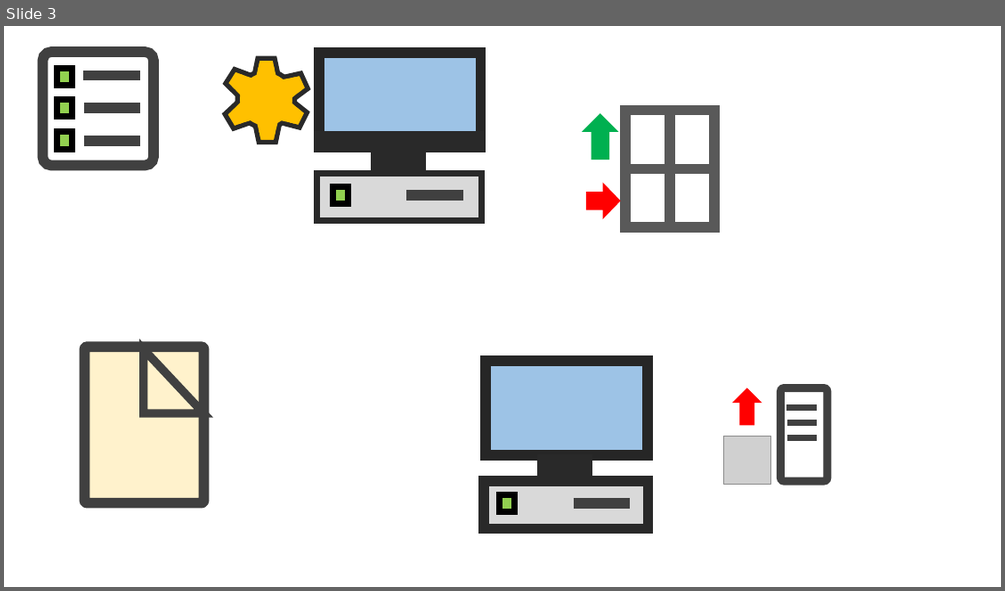
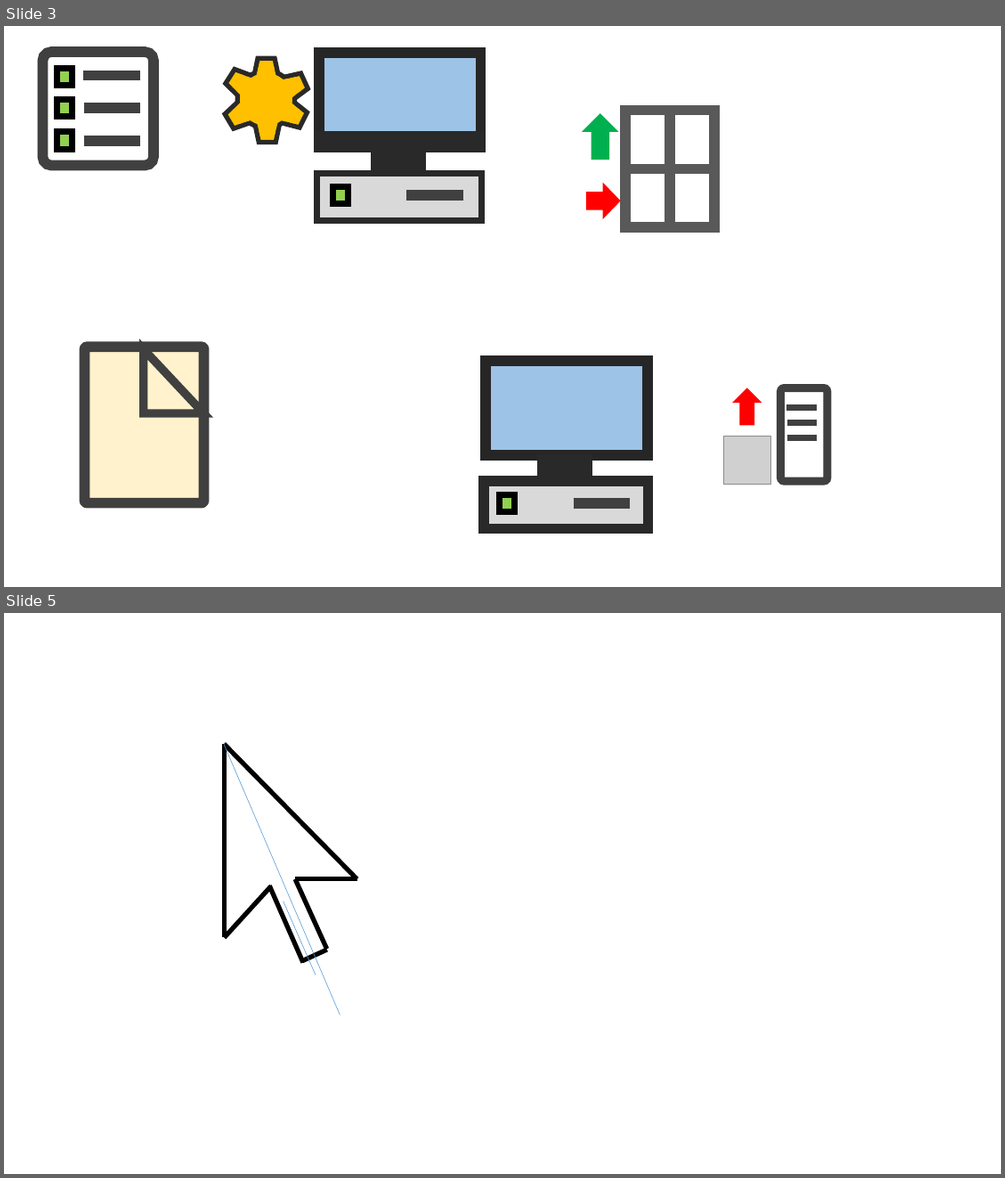
Before and after one commit to luchete80/fluxsol, a slide deck: FluxSol-CAE/Icons/Icons.pptx. Shown one above the other, each under a label of ours: slide 3 before the commit, slides 3 and 5 after it; the slides between them are not shown. The pictures are 1005x591 and 1005x1178 pixels, drawn with LibreOffice and Linux fonts; fonts in the diff are those of the drawing; grey boxes stand for pictures. Boxes give left, top, right and bottom in pixels: in the first picture for what was removed or moved away, otherwise in the second. Text is boxed around its words. In the diff, an @@ line names an element or a change of style, - is before the commit and + after.

```diff
--- a/FluxSol-CAE/Icons/Icons.pptx
+++ b/FluxSol-CAE/Icons/Icons.pptx
@@ slide 5 added at (x1=4, y1=613, x2=1001, y2=1174), background #FFFFFF @@
@@ line added from (340, 1015) to (224, 744), #5B9BD5 0.5 pt @@
@@ line added from (283, 900) to (316, 975), #5B9BD5 0.5 pt @@
@@ group added at (x1=224, y1=744, x2=357, y2=962): 7 lines @@
```
Also in this commit, not shown: 2 slides changed, 6 other files.
